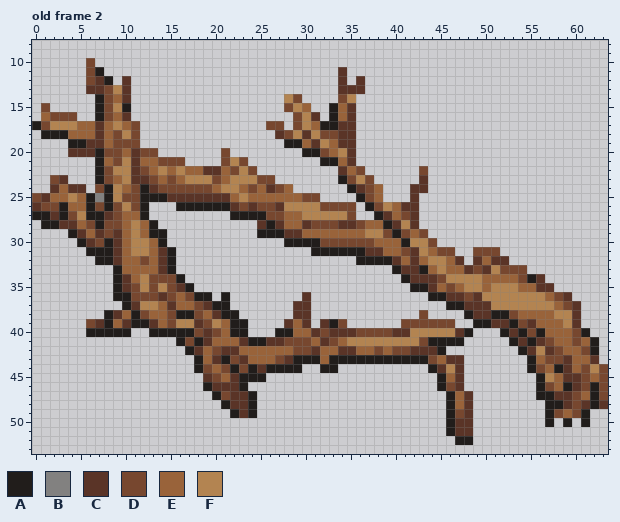
Pixel-art file, stored at IDEAS AND INFO/Circle_1_arts/Dead_branches.aseprite. The picture above was drawn from the file before the commit.
64x64 pixels, 2 frames. Colours within 5 levels of each other are drawn and written as one. Shown: old frame 2: x 0..63, y 8..53.
Palette (. is transparent): A #211d1b  B #828180  C #5a3427  D #77472f  E #99633a  F #b38451
Pixels before, old frame 2 (only the part around the change), first column x 0:
 8 ................................................................
 9 ................................................................
10 ......D.........................................................
11 ......DA..........................C.............................
12 ......DCA.C.......................C.C...........................
13 ......CCDFC.......................CCC...........................
14 .......ADEC.................FD....DF............................
15 .D.....ADFA.................DFE..AEC............................
16 .EDDD..ADEC..................DFC.AEC............................
17 ADFFFEECEFED..............DD.DFEAACC............................
18 .AAAEEECEDFD...............CDFCFDDCC............................
19 ....AACCEDDD................AAECFECC............................
20 ....CCCADDECDD.......D........AADEFC............................
21 .......AEDFCEEDDD....DFD........AAEC............................
22 .......ADFFCDEFEFEECCEDFD.........CED......D....................
23 ..DC...ADEFCCDEDEFFFDEFFFDD.......ADFD.....C....................
24 ..CECC.DAFEDACDDDDDDEFFEDECDE......ACDE...CC....................
25 DCEEFEABAFDDAAACCCCCCCEFEEEEEEDD....ADE...C.....................
26 CDDAEEADADFDA...AAAAAACDCDDCFFFFDDDD.ADFECC.....................
27 AACADFAACDEEA.........AAAADDEEFFFFFD..ACEDC.....................
28 .AACCEDADDEFEA...........CACEECDDDCCDEEACFC.....................
29 ....ACECDCEFEAA..........AAACCEEEEEEEFFDADED....................
30 .....ACDACEFFEA.............AAAADDDDDDEEEAFFD...................
31 ......AAACEFFECA...............AAAAAACCEEDCFEDD..DDD............
32 .......AACEEDECA....................AAAACECEFFEC.CECC...........
33 .........AEEEECA........................ACCAEFEECDCFDDD.........
34 .........ACEFDDDA........................ACCCDFFFFEEEEDAC.......
35 .........ACDFDFDCA........................AACEDEFFEFFFEECC......
36 .........AADDDCDEDAA.A........C.............AACCDCFFFFFFFEDC....
37 ..........ACFFECEEDCAA.......CC...............AACCCFFFFFFFEDC...
38 ........ACEADEEDAADECAA......CC............D....ACCAADEEEEFFC...
39 ......DCAECAACEDFFCDFEAA....CEC.CAD......DDDDDD..AACCADCEEEFC...
40 ......AAAAA..AAAAADCDEAA...AAEECDCCCDDDDCCFFFFFCA...ACADAEEEDA..
41 ................ADACEEECAACCDDDECDEFFFFFFFFDAAAA.....ACACDEEDEA.
42 .................ACEDCCEEEEEEDDCEECCEEDEDDCCCA........ACFCDEEDA.
43 ..................AECADCEEEDCAAAEAAAAAAAAAAADECC.......AEDDCEEC.
44 ..................ADEDADACAAAA..AA..........ACFC.......ADEACEDFD
45 ...................CDECAAA...................AEC........AFECCDED
46 ...................ACCCA.....................ADC........ADEACDAD
47 ....................ADCCA.....................AEC.......AACCDEAD
48 .....................ACCA.....................AEC........AACDCAC
49 ......................ACA.....................ADC........ADEDA..
50 ..............................................ACC........A.A.A..
51 ..............................................ACC...............
52 ...............................................AA...............
53 ................................................................
New version:
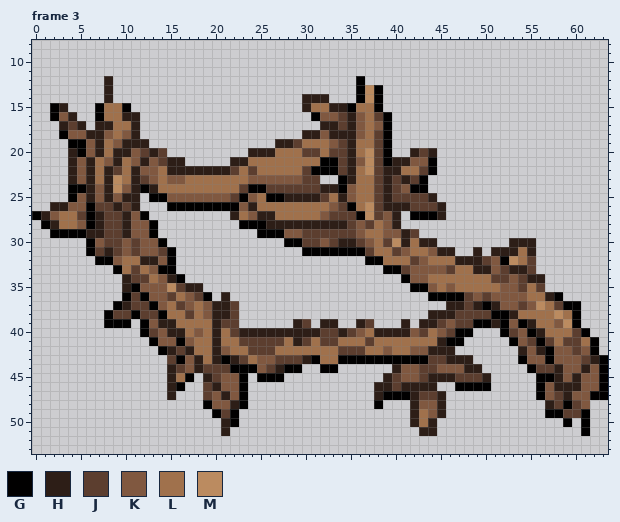
Colours new in this view: G #010000  H #2d1e17  J #5c3e2f  K #805840  L #a0714c  M #bb8b60
A new or re-ordered frame is compared with the old frame closest to it.
Diff:
frames 2 -> 3
Changed rows in their new state; - is an unchanged pixel.
Frame 3 is new; against old frame 2:
first column x 0:
10 ------.---------------------------------------------------------
11 ------..--------------------------.-----------------------------
12 ------..H-.-----------------------.-G---------------------------
13 ------..H..-----------------------..GMG-------------------------
14 -------.H..-----------------..HHH-..GMG-------------------------
15 -.GH---GLLG-----------------..HLLHHGLLG-------------------------
16 -.GKH--GLLHH-----------------..GKKJHKLJG------------------------
17 ...HJH.HHLLH--------------..-...HHJHKLKG------------------------
18 -..GKKHHKLKH---------------...HHKHHHKLJG------------------------
19 ----GGKHLKHHH--------------HHJLLLKJHLLJG------------------------
20 ----HGKHLHHKJHJ------.--HHHLLLJJLJJHLMJG--HJH-------------------
21 ----HKHLKHLKHKJHH----.HHLLLLLLLLGGJHKMJGHHKKG-------------------
22 ----HKHLHJLHKKLHHHHHHHJLJLLLLLJGGGJHLMJHHLLJG-------------------
23 --..HKHLHMLHJKLKKLLLLLLLKKKKKKJJ--GHLLJHJHJG--------------------
24 --..GGHKHMKHGHLLLLLLLLLJGGJJJJJJHHGKLLJHJKGG--------------------
25 ....GKHKHKHH.GGKKKKKKKJGKLGGHHHHJLHKLLJHJJJJH-------------------
26 ..HHKKGJJHJH.--GGGGGGGGKHLLLLLLLLKJGLMJHHHJJJH------------------
27 GHKLLJGHJJHKG---------HLKHHLLLLLKJJJGMJKH.GGGH------------------
28 -GHLLKGHJJHKKG---------GGGHHHHHHHHHJKJLKH..---------------------
29 --GGGGHHJJHKKG.----------GGGKKJJJJJJKLLKKHJ.--------------------
30 -----.GKJJKJKKG-------------GGJJKJHHJKLJMHLHH--------HHH--------
31 ------GJHJKJKKJG--------------GGGGGGGJLLJKLLKHH--H.HHHLH--------
32 -------GGKLLHHKG--------------------.GGLLLJKLLLHHHJKGMLJ--------
33 ---------GLJLKGG-----------------------GGJKKKKJLLHHKJHHJ--------
34 ---------.HJJLKHG------------------------GKKLLLLLLLJJKJHH-------
35 ---------.HGKKKMJHH-----------------------GGKLKLLLLLKKJLJ.------
36 ---------.GJGKKJLKJG-H--------.-------------GGGGJKJKKKKLLHG.----
37 ---------GHJJGKLJKLKHHJ------..---------------HHJHGHKKJKMLJGG---
38 --------GJJGJJGLLJLKHHJ------..------------.HHHJJJJGGHLLLLMLG---
39 ------..GGG.GKHHLLLLHJJ.----.HJ-HH.-HJ---H.HHJKJJGGHGKGHLLKMG---
40 ------.....-GJKHHLKLHLJHHHHHHHHHJJHJKLHHHHKJLKJGG---GJKGHLLLJG--
41 -------------GKKGKLLHLLJJJJJLHJLJJLLLJLLLLLLLHGG-----GKJGJLJJLG-
42 --------------GHJHLLHKLLJJJLLLLLLLJJJLLKLLKKHHH-------HKHGKKJKG-
43 ---------------JGKHLHGHJLKKJJJHGLLGGGGGGGGGGJJHHH-----GKKGKKKJHG
44 ---------------HJKHJJJGGGKJHGG--GG------HKKJJKKKHH-----GJJHKKHKG
45 ---------------HLG-HJKKG.GGG-----------HJKKJHHHJJJH-----GGHKHKKG
46 ---------------HG--JHKKG--------------HHJHHHH..GGGG-----GKHHHKKG
47 ---------------H---JKHKG.-------------HGGGHJJH...-------GKJHKKGG
48 -------------------GKKHG.-------------G---HKKH...--------HJGJK..
49 --------------------GJG..-----------------HLKH...--------GGJJG--
50 ---------------------HG-------------------HLH-...--------.-G-G--
51 ---------------------H---------------------HH-...------------G--
52 -----------------------------------------------..---------------
